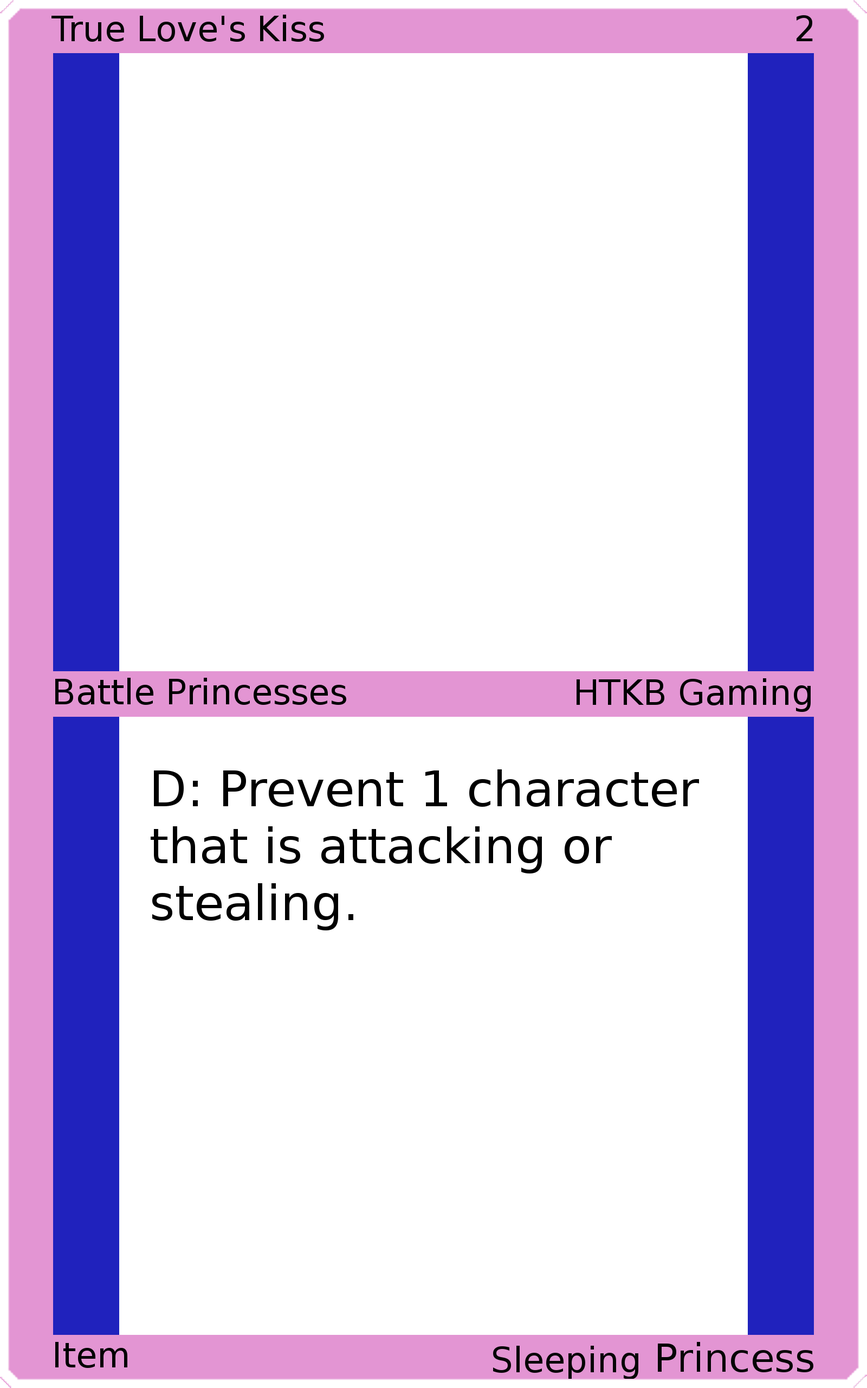
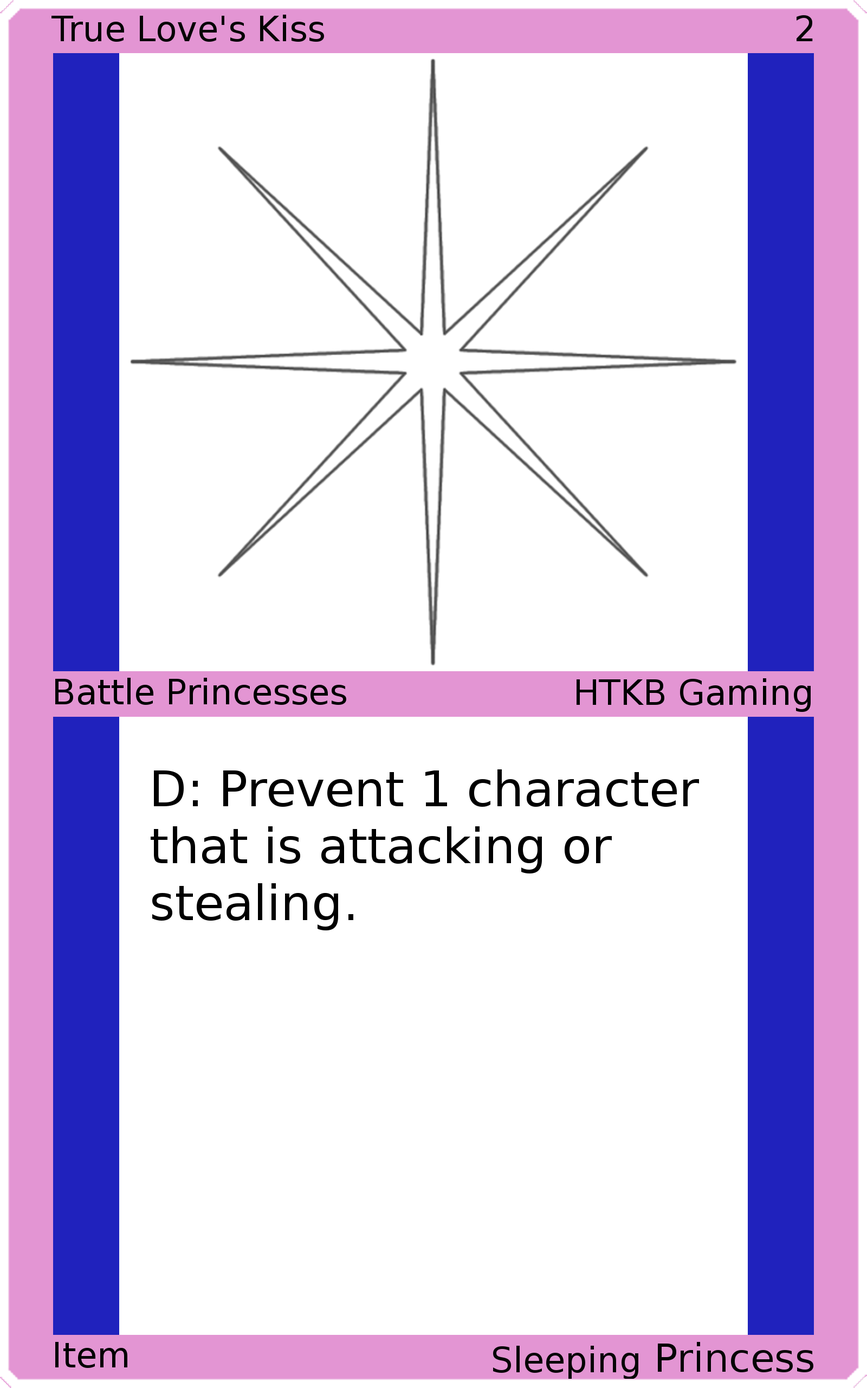
Revision of a layered 867px x 1388px image; what changed, layer by layer:
added layer "Art" above "Top Background" over box(129, 57, 738, 666)
